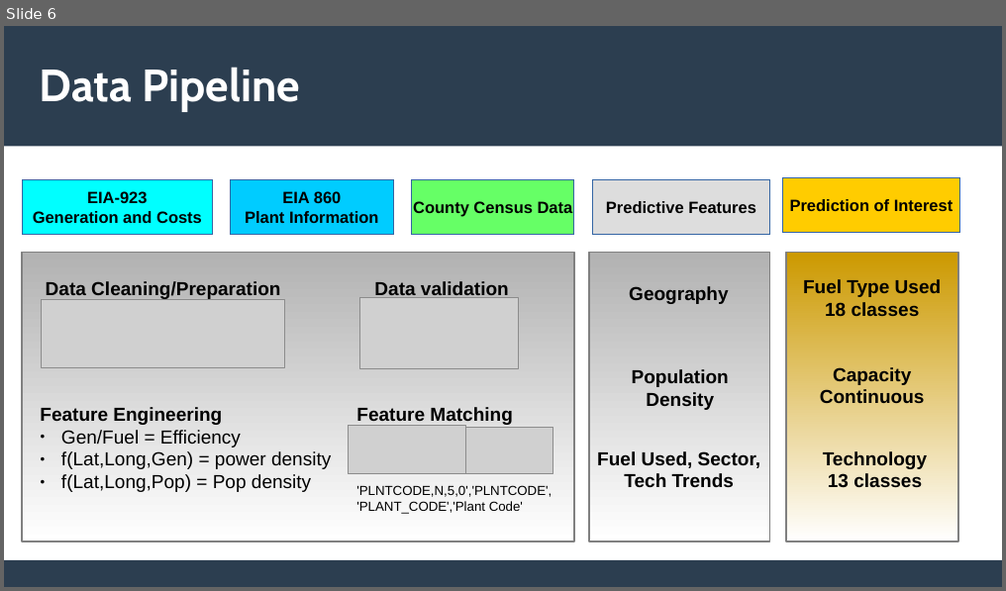
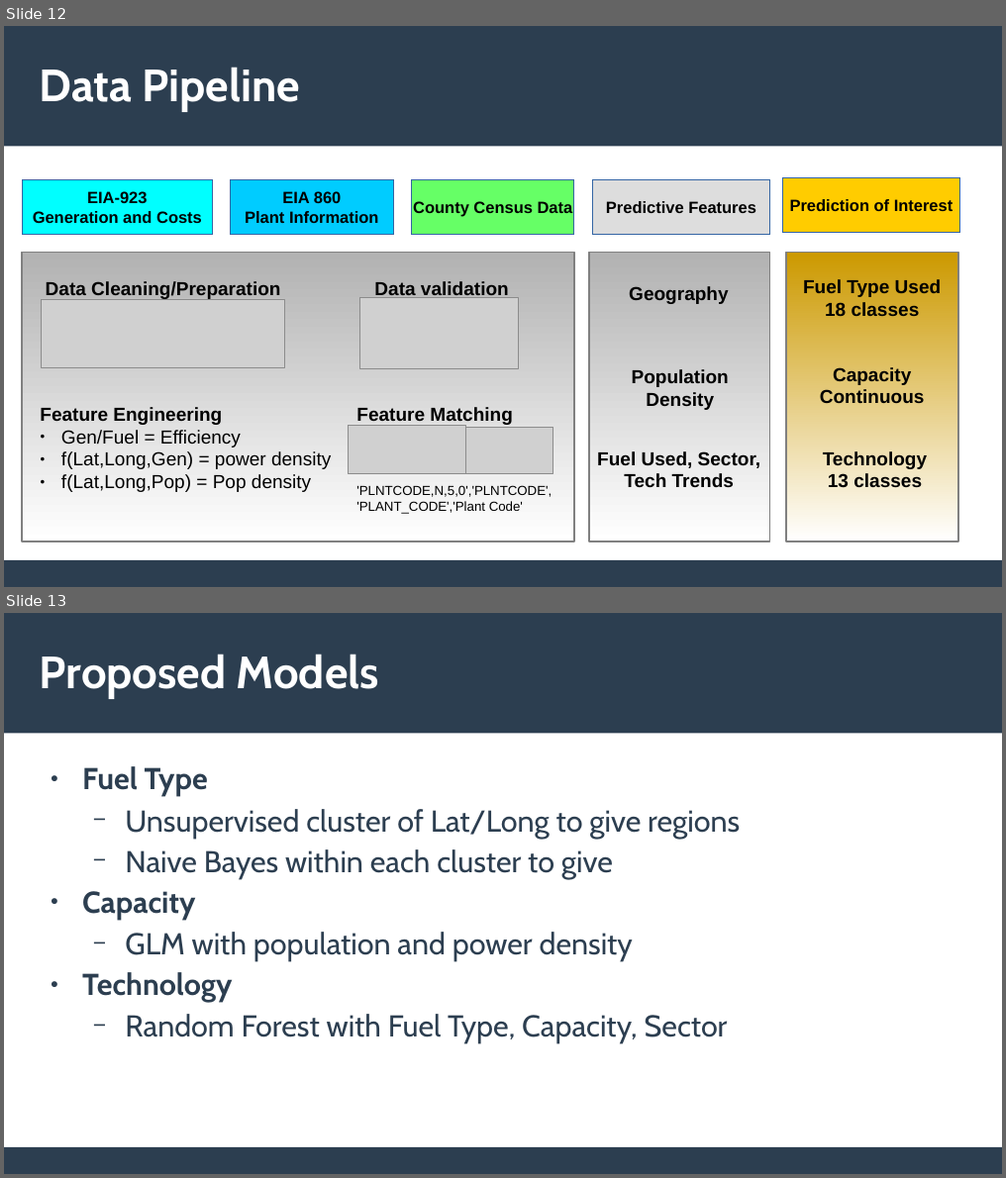
Before and after one commit to riggsb2/US-power-plants, a slide deck: Images/Pitch Presentation.odp. Shown one above the other, each under a label of ours: slide 6 before the commit, slides 12 and 13 after it. The pictures are 1006x591 and 1006x1178 pixels, drawn with LibreOffice and Linux fonts; fonts in the diff are those of the drawing; grey boxes stand for pictures. Boxes give left, top, right and bottom in pixels: in the first picture for what was removed or moved away, otherwise in the second. Text is boxed around its words. In the diff, an @@ line names an element or a change of style, - is before the commit and + after.

```diff
--- a/Images/Pitch Presentation.odp
+++ b/Images/Pitch Presentation.odp
@@ slide 13 added at (x1=4, y1=613, x2=1002, y2=1174), background #FFFFFF; not listed: 2 template elements that a slide beside it also shows @@
@@ title added at (x1=40, y1=654, x2=379, y2=699), 36 pt, text #FFFFFF, bold @@
+Proposed Models
@@ text added at (x1=82, y1=766, x2=740, y2=1044), 24 pt, text #2C3E50 @@
+● Fuel Type
+  − Unsupervised cluster of Lat/Long to give regions
+  − Naive Bayes within each cluster to give
+● Capacity
+  − GLM with population and power density
+● Technology
+  − Random Forest with Fuel Type, Capacity, Sector
@@ what was slide 6 is now slide 12 @@
```
Also in this commit, not shown: 4 slides changed, 6 other slides added, 7 other files.
